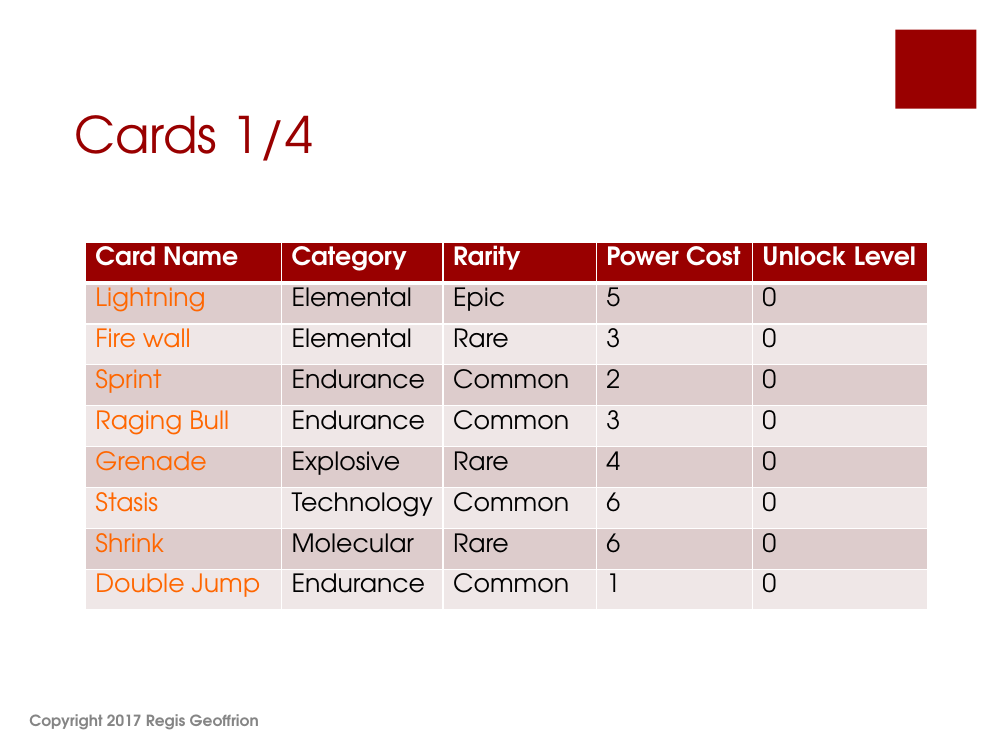
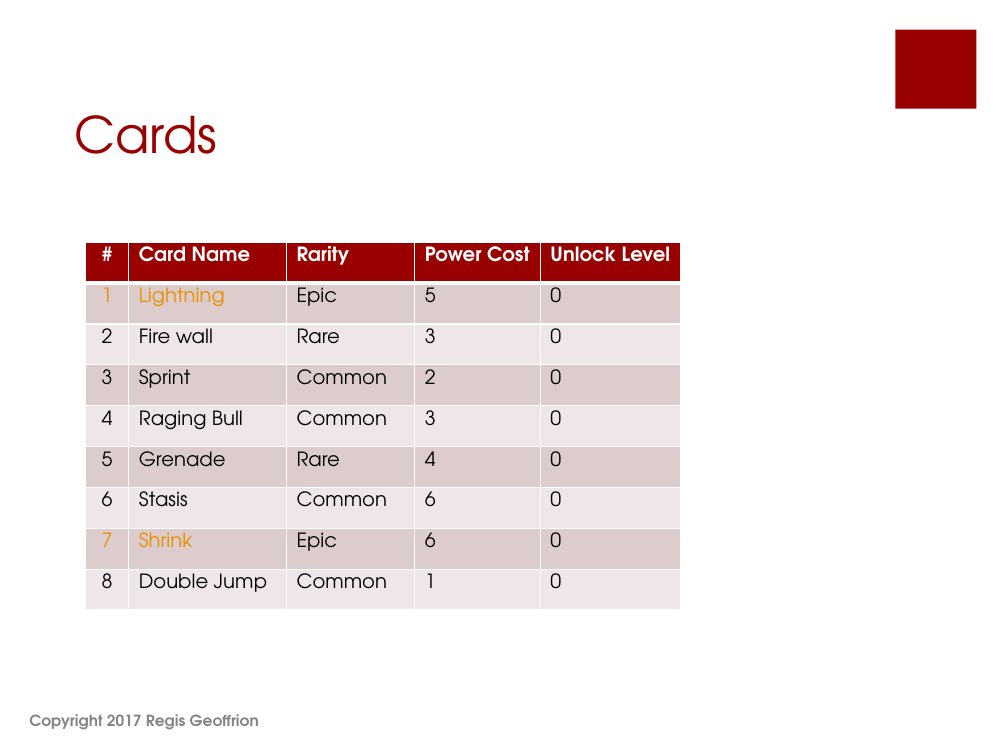
Before and after one commit to shahbazGamedev/Hero-s-Run, a slide deck: slide 35 of Documents/Earth Alone.pptx. Drawn at 1008x756 pixels with LibreOffice and Linux fonts; fonts in the diff are those of the drawing. Boxes give left, top, right and bottom in pixels: in the first picture for what was removed or moved away, otherwise in the second. Text is boxed around its words. In the diff, an @@ line names an element or a change of style, - is before the commit and + after.

```diff
--- a/Documents/Earth Alone.pptx
+++ b/Documents/Earth Alone.pptx
@@ title at bbox=[74, 115, 217, 154]: text changed @@
-Cards 1/4
+Cards
@@ table at bbox=[86, 242, 681, 610] @@
-row 1, column 1: Card Name
+row 1, column 1: #
-row 1, column 2: Category
+row 1, column 2: Card Name
-row 2, column 1: Lightning
+row 2, column 1: 1
-row 2, column 2: Elemental
+row 2, column 2: Lightning
-row 3, column 1: Fire wall
+row 3, column 1: 2
-row 3, column 2: Elemental
+row 3, column 2: Fire wall
-row 4, column 1: Sprint
+row 4, column 1: 3
-row 4, column 2: Endurance
+row 4, column 2: Sprint
-row 5, column 1: Raging Bull
+row 5, column 1: 4
-row 5, column 2: Endurance
+row 5, column 2: Raging Bull
-row 6, column 1: Grenade
+row 6, column 1: 5
-row 6, column 2: Explosive
+row 6, column 2: Grenade
-row 7, column 1: Stasis
+row 7, column 1: 6
-row 7, column 2: Technology
+row 7, column 2: Stasis
-row 8: Shrink | Molecular | Rare | 6 | 0
+row 8: 7 | Shrink | Epic | 6 | 0
-row 9, column 1: Double Jump
+row 9, column 1: 8
-row 9, column 2: Endurance
+row 9, column 2: Double Jump
@@ size 18 to 14 pt in "Rarity", "Power Cost", "Unlock Level", "Epic" and 22 more places @@
@@ table: place and size @@
-table at bbox=[86, 242, 928, 610]
+table at bbox=[86, 242, 681, 610]
```
Also in this commit, not shown: 22 other slides changed, 3 slides added, 1 slide removed.
